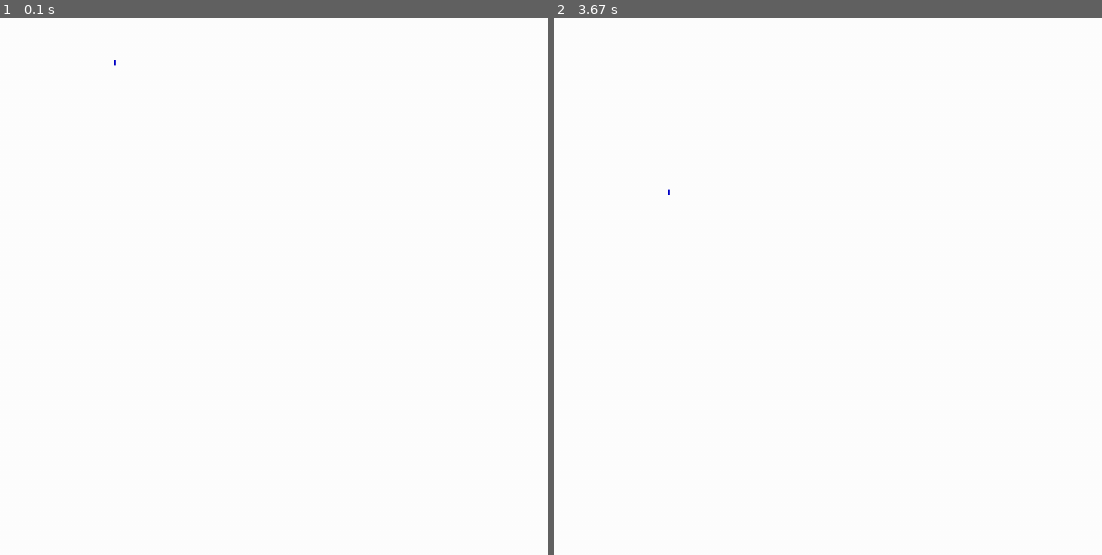
Above: before the commit, frames 1-2 (left to right).
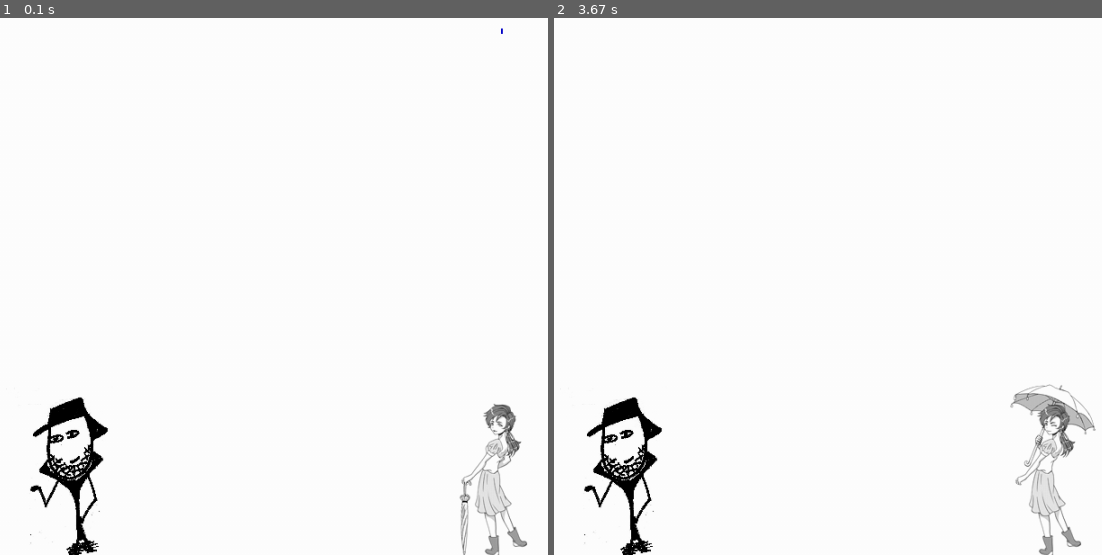
Above: after the commit, the same moments.

Repository: rhit-catapult/pygamestartercode-fisherds
Game: pygame game, started from 04-Raindrops/RainyDay.py
Same seed, same stepped clock (60 frames per second), same inputs: the game is played once before the commit and once after it.
Inputs:
- Up to frame 1 (0.1 s): no input
- Up to frame 2 (3.67 s): no input

The runs differ from the first frame. In frame 1, 2.5% of the frame differs, in the area x 5-97%, y 1-100%; in frame 2, 2.9%, in the area x 5-99%, y 31-100%.

Commit message:
Hero class is complete!

Diff:
--- a/04-Raindrops/RainyDay.py
+++ b/04-Raindrops/RainyDay.py
@@ -16,6 +16,7 @@
         self.x = x
         self.y = y
         self.speed = random.randint(5, 15)
+        self.speed = 2  # For testing the Hero rain slower
 
     def move(self):
         """ Move the self.y value of the Raindrop down the screen (y increase) at the self.speed. """
@@ -38,29 +39,39 @@
 class Hero:
     def __init__(self, screen, x, y, with_umbrella_filename, without_umbrella_filename):
         """ Creates a Hero sprite (Mike) that does not move. If hit by rain he'll put up his umbrella. """
-        # TODO 16: Initialize this Hero, as follows:
-        # TODO    - Store the screen.
-        # TODO    - Set the initial position of this Hero to x and y.
-        # TODO    - Create an image of this Hero WITH    an umbrella to the given with_umbrella_filename.
-        # TODO    - Create an image of this Hero WITHOUT an umbrella to the given without_umbrella_filename.
-        # TODO    - Set the "last hit time" to 0.
-        # TODO  Use instance variables:
-        # TODO     screen  x  y  image_umbrella   image_no_umbrella  last_hit_time.
-        pass
+        # Done 16: Initialize this Hero, as follows:
+        #     - Store the screen.
+        #     - Set the initial position of this Hero to x and y.
+        #     - Create an image of this Hero WITH    an umbrella to the given with_umbrella_filename.
+        #     - Create an image of this Hero WITHOUT an umbrella to the given without_umbrella_filename.
+        #     - Set the "last hit time" to 0.
+        #   Use instance variables:
+        #      screen  x  y  image_umbrella   image_no_umbrella  last_hit_time.
+        self.screen = screen
+        self.x = x
+        self.y = y
+        self.image_with_umbrella = pygame.image.load(with_umbrella_filename)
+        self.image_without_umbrella = pygame.image.load(without_umbrella_filename)
+        self.last_hit_time = 0
+        self.hero_hit_box = pygame.Rect(self.x, self.y, self.image_without_umbrella.get_width(),
+                                   self.image_without_umbrella.get_height())
 
     def draw(self):
         """ Draws this sprite onto the screen. """
-        # TODO 17: Draw (blit) this Hero, at this Hero's position, WITHOUT an umbrella:
-        # TODO 21: Instead draw (blit) this Hero, at this Hero's position, as follows:
-        # TODO    If the current time is greater than this Hero's last_hit_time + 1,
-        # TODO      draw this Hero WITHOUT an umbrella,
-        # TODO      otherwise draw this Hero WITH an umbrella.
-        pass
+        # Done 17: Draw (blit) this Hero, at this Hero's position, WITHOUT an umbrella:
+        # Done 21: Instead draw (blit) this Hero, at this Hero's position, as follows:
+        #     If the current time is greater than this Hero's last_hit_time + 1,
+        #       draw this Hero WITHOUT an umbrella,
+        #       otherwise draw this Hero WITH an umbrella.
+        if time.time() > self.last_hit_time + 1:
+            self.screen.blit(self.image_without_umbrella, (self.x, self.y))
+        else:
+            self.screen.blit(self.image_with_umbrella, (self.x, self.y))
 
     def hit_by(self, raindrop):
         """ Returns true if the given raindrop is hitting this Hero, otherwise false. """
-        # TODO 19: Return True if this Hero is currently colliding with the given Raindrop.
-        pass
+        # Done 19: Return True if this Hero is currently colliding with the given Raindrop.
+        return self.hero_hit_box.collidepoint((raindrop.x, raindrop.y))
 
 
 class Cloud:
@@ -100,10 +111,12 @@
     clock = pygame.time.Clock()
 
     # Done 7: As a temporary test, make a new Raindrop called test_drop at x=320 y=10
-    test_drop = Raindrop(screen, 320, 10)
+    test_drop = Raindrop(screen, 750, 10)
 
-    # TODO 15: Make a Hero, named mike, with appropriate images, starting at position x=200 y=400.
-    # TODO 15: Make a Hero, named alyssa, with appropriate images, starting at position x=700 y=400.
+    # Done 15: Make a Hero, named mike, with appropriate images, starting at position x=200 y=400.
+    mike = Hero(screen, 200, 410, "Mike_umbrella.png", "Mike.png")
+    # Done 15: Make a Hero, named alyssa, with appropriate images, starting at position x=700 y=400.
+    alyssa = Hero(screen, 700, 410, "Alyssa_umbrella.png", "Alyssa.png")
     # TODO 23: Make a Cloud, named cloud, with appropriate images, starting at position x=300 y=50.
 
     # Done 3: Enter the game loop, with a clock tick of 60 (or so) at each iteration.
@@ -134,8 +147,12 @@
             test_drop.y = 10
         test_drop.draw()
 
-        # TODO 20: As a temporary test, check if test_drop is hitting Mike (or Alyssa), if so set their last_hit_time
-        # TODO 22: When you run this test, slow the rain down to a speed of 2 to see the result, then remove that code
+        # Done 20: As a temporary test, check if test_drop is hitting Mike (or Alyssa), if so set their last_hit_time
+        # Done 22: When you run this test, slow the rain down to a speed of 2 to see the result, then remove that code
+        if mike.hit_by(test_drop):
+            mike.last_hit_time = time.time()
+        if alyssa.hit_by(test_drop):
+            alyssa.last_hit_time = time.time()
 
         # TODO 26: Draw the Cloud.
 
@@ -147,7 +164,9 @@
             # TODO  30: if the Hero (Mike or Alyssa) is hit by a Raindrop, set the Hero's last_time_hit to the current time.
             # Optional  - if the Raindrop is off the screen or hitting a Hero, remove it from the Cloud's list of raindrops.
 
-        # TODO 18: Draw the Heroes (Mike and Alyssa)
+        # Done 18: Draw the Heroes (Mike and Alyssa)
+        mike.draw()
+        alyssa.draw()
 
         # Done 6: Update the display and remove the pass statement below
         pygame.display.update()
--- /dev/null
+++ b/04-Raindrops/name_quiz2.txt
@@ -0,0 +1,16 @@
+1. McKinley
+2. Keeley
+3. Eva
+4. John
+5. Zayn
+6. Jake
+7. Ian
+8. Alex
+9. Johnathan
+10. Connor
+11. Drew
+12. Gabe
+13. Ethan
+14. Colin
+15. Aidan
+16. Jack
